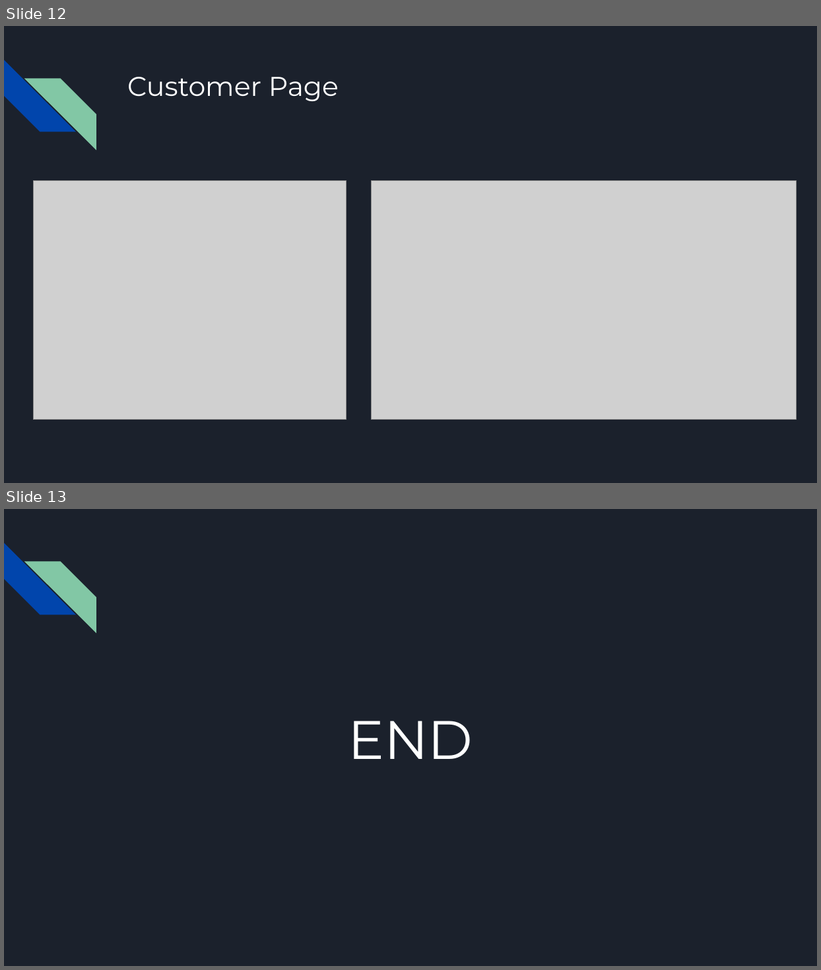
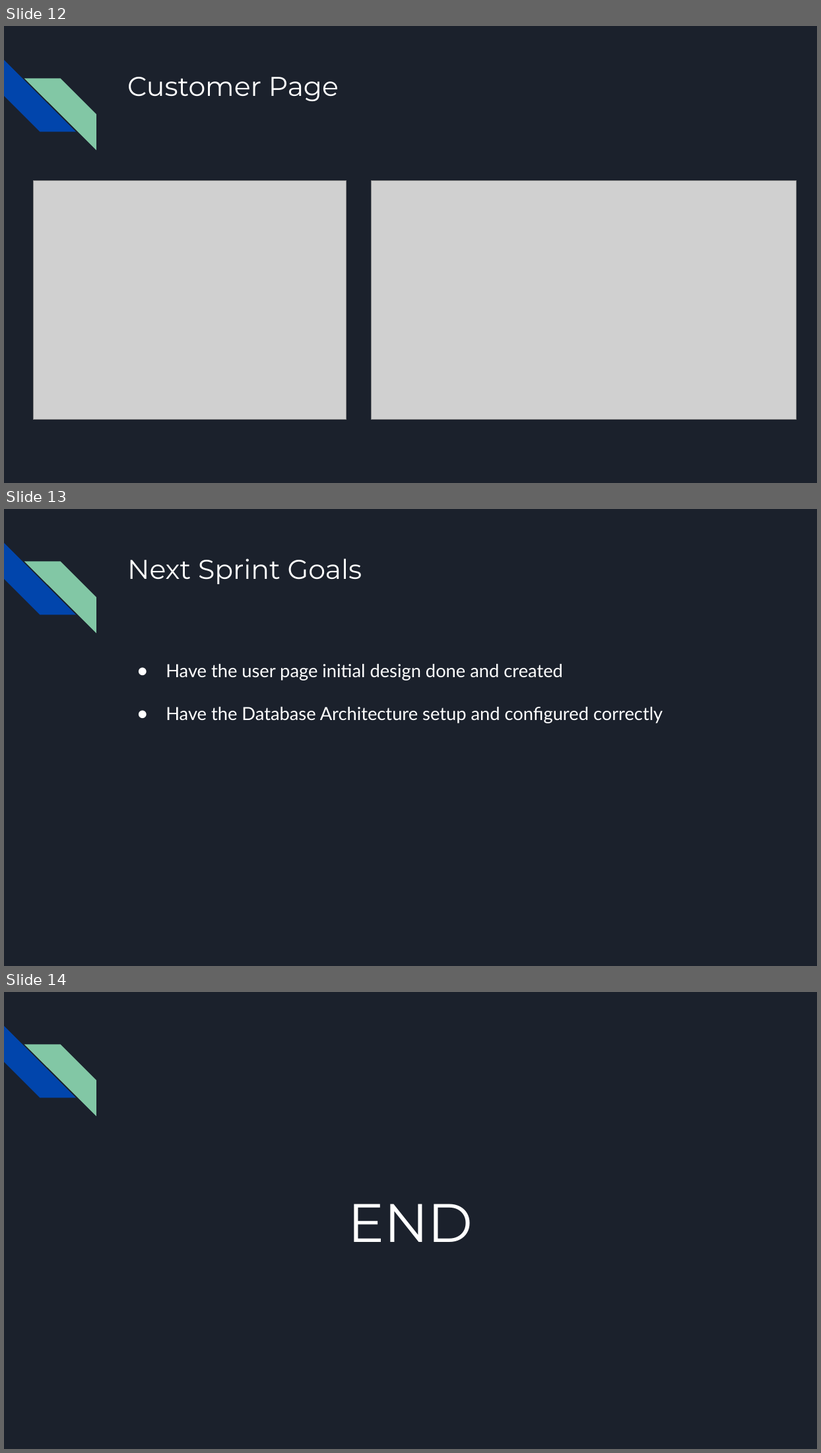
Before and after one commit to GraydonPeck/CSI4999Project, a slide deck: Documentation/4999 - Sprint2.pptx. Shown one above the other, each under a label of ours: slides 12 and 13 before the commit, slides 12, 13 and 14 after it. The pictures are 821x970 and 821x1453 pixels, drawn with LibreOffice and Linux fonts; fonts in the diff are those of the drawing; grey boxes stand for pictures. Boxes give left, top, right and bottom in pixels: in the first picture for what was removed or moved away, otherwise in the second. Text is boxed around its words. In the diff, an @@ line names an element or a change of style, - is before the commit and + after.

Commit message:
Updated the next sprint goals on powerpoint doc

```diff
--- a/Documentation/4999 - Sprint2.pptx
+++ b/Documentation/4999 - Sprint2.pptx
@@ slide 13 added at [4,509,817,966], background #1B212C; not listed: 2 template elements that a slide beside it also shows @@
@@ title added at [127,559,362,584], 24 pt, text #FFFFFF @@
+Next Sprint Goals
@@ text added at [166,664,663,723], 16 pt, text #FFFFFF @@
+● Have the user page initial design done and created
+● Have the Database Architecture setup and configured correctly
@@ what was slide 13 is now slide 14 @@
```
